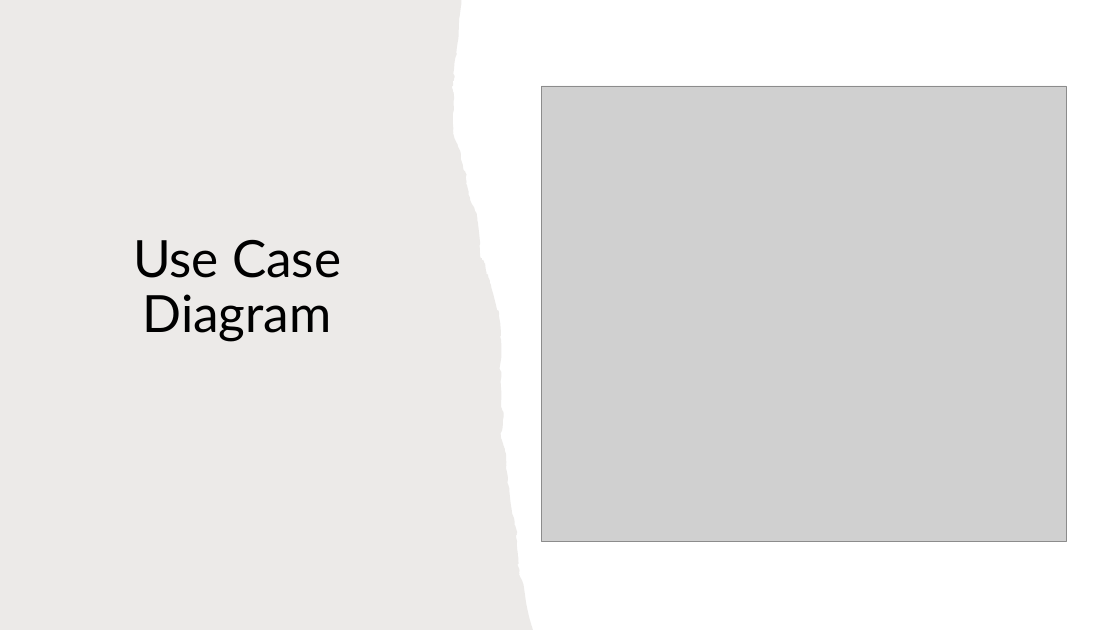
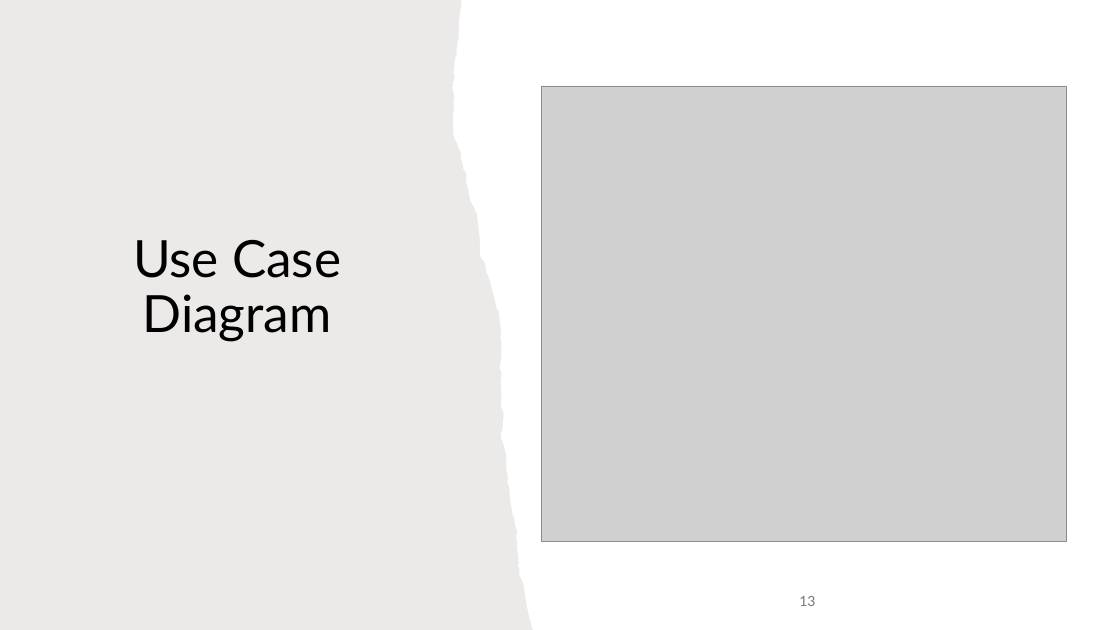
Before and after one commit to TameerAmer/Capstone-Project, a slide deck: slide 13 of OptiVision.pptx. Drawn at 1120x630 pixels with LibreOffice and Linux fonts; fonts in the diff are those of the drawing; grey boxes stand for pictures. Boxes give left, top, right and bottom in pixels: in the first picture for what was removed or moved away, otherwise in the second. Text is boxed around its words. In the diff, an @@ line names an element or a change of style, - is before the commit and + after.

```diff
--- a/OptiVision.pptx
+++ b/OptiVision.pptx
@@ page number added at (799, 596, 815, 606), 12 pt, text #797979 @@
+13
```
Also in this commit, not shown: 19 other slides changed.
